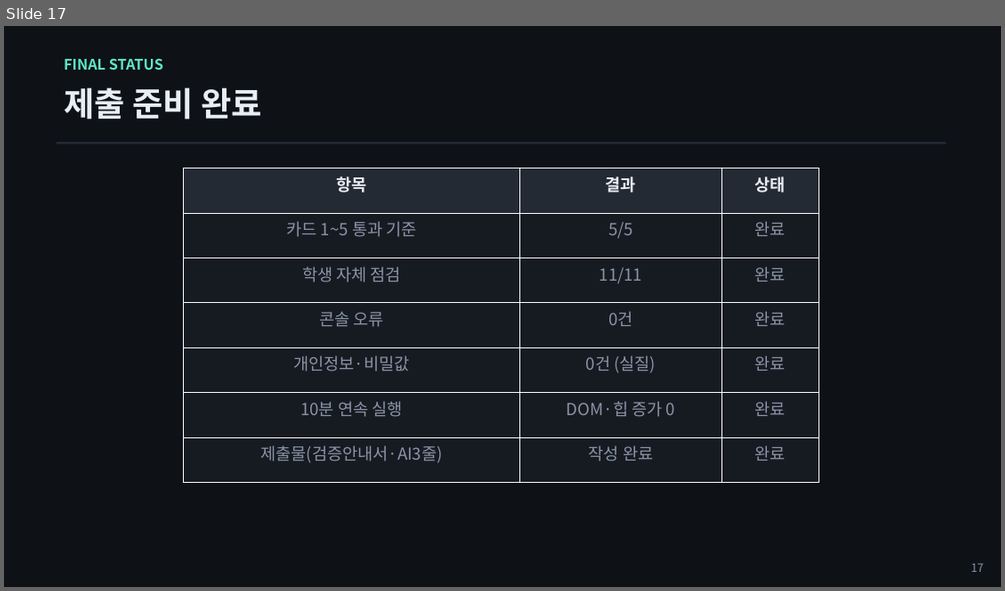
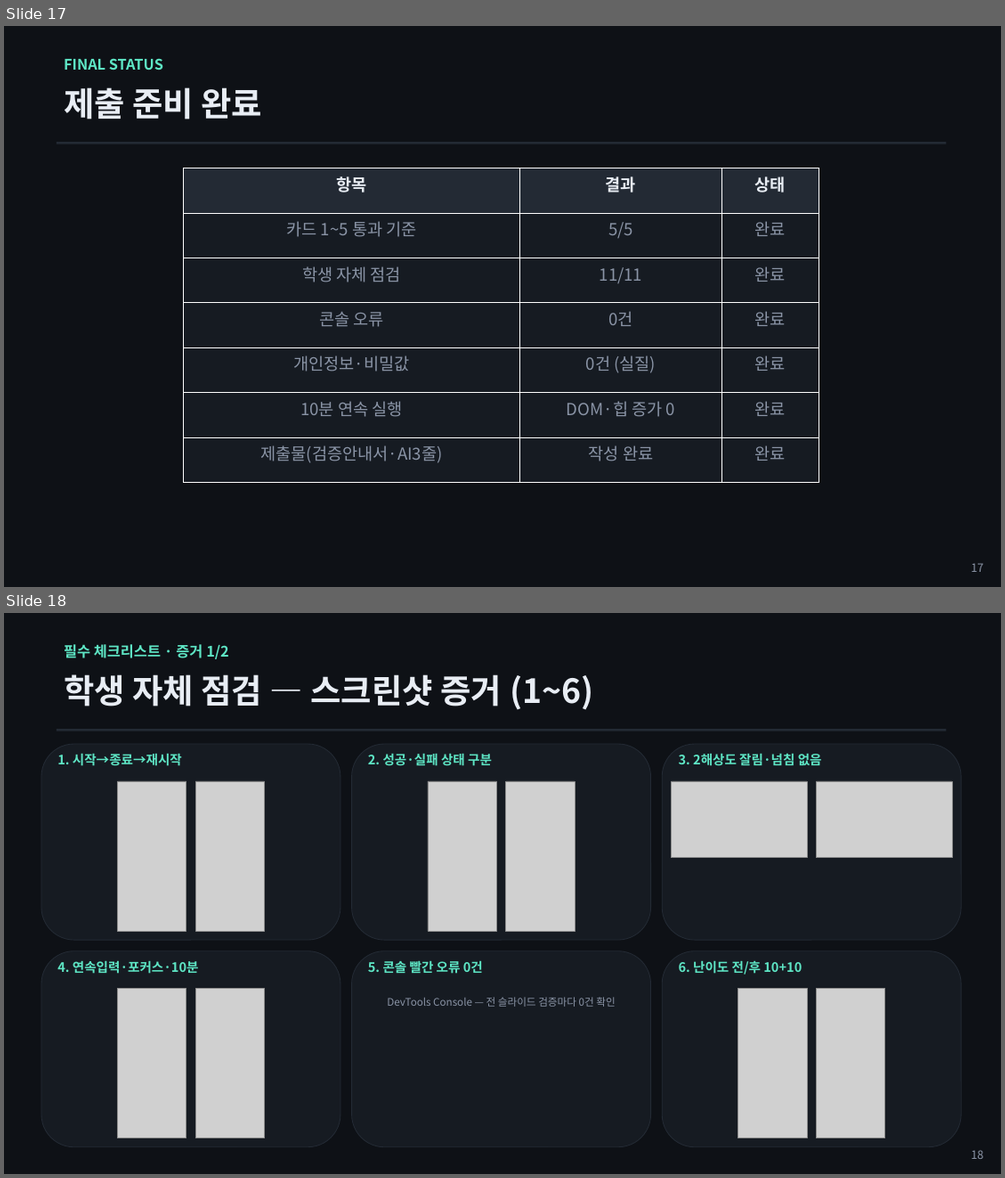
Before and after one commit to stulss/odd-one-out, a slide deck: 발표자료.pptx. Shown one above the other, each under a label of ours: slide 17 before the commit, slides 17 and 18 after it. The pictures are 1005x591 and 1005x1178 pixels, drawn with LibreOffice and Linux fonts; fonts in the diff are those of the drawing; grey boxes stand for pictures. Boxes give left, top, right and bottom in pixels: in the first picture for what was removed or moved away, otherwise in the second. Text is boxed around its words. In the diff, an @@ line names an element or a change of style, - is before the commit and + after.

```diff
--- a/발표자료.pptx
+++ b/발표자료.pptx
@@ slide 18 added at (4, 613, 1001, 1174), background #FFFFFF @@
@@ rectangle added at (4, 613, 1001, 1174), fill #0E1116 @@
@@ text added at (64, 644, 229, 659), 14 pt, text #5EE6C5, bold @@
+필수 체크리스트 · 증거 1/2
@@ text added at (64, 674, 593, 710), 32 pt, text #E8EDF4, bold @@
+학생 자체 점검 — 스크린샷 증거 (1~6)
@@ rounded rectangle added at (41, 744, 340, 940), fill #161B22, outline #232A34 0.75 pt @@
@@ rectangle added at (57, 729, 947, 731), fill #232A34 @@
@@ rounded rectangle added at (352, 744, 651, 940), fill #161B22, outline #232A34 0.75 pt @@
@@ rounded rectangle added at (662, 744, 961, 940), fill #161B22, outline #232A34 0.75 pt @@
@@ text added at (57, 753, 182, 766), 12.5 pt, text #5EE6C5, bold @@
+1. 시작→종료→재시작
@@ text added at (368, 753, 492, 766), 12.5 pt, text #5EE6C5, bold @@
+2. 성공·실패 상태 구분
@@ text added at (679, 753, 822, 766), 12.5 pt, text #5EE6C5, bold @@
+3. 2해상도 잘림·넘침 없음
@@ picture added at (118, 781, 186, 931) @@
@@ picture added at (195, 781, 264, 931) @@
@@ picture added at (428, 781, 497, 931) @@
@@ picture added at (506, 781, 574, 931) @@
@@ picture added at (671, 781, 807, 858) @@
@@ picture added at (816, 781, 952, 858) @@
@@ rounded rectangle added at (41, 951, 340, 1147), fill #161B22, outline #232A34 0.75 pt @@
@@ rounded rectangle added at (352, 951, 651, 1147), fill #161B22, outline #232A34 0.75 pt @@
@@ rounded rectangle added at (662, 951, 961, 1147), fill #161B22, outline #232A34 0.75 pt @@
@@ text added at (57, 960, 199, 973), 12.5 pt, text #5EE6C5, bold @@
+4. 연속입력·포커스·10분
@@ text added at (368, 960, 483, 973), 12.5 pt, text #5EE6C5, bold @@
+5. 콘솔 빨간 오류 0건
@@ text added at (679, 960, 801, 974), 12.5 pt, text #5EE6C5, bold @@
+6. 난이도 전/후 10+10
@@ picture added at (118, 989, 186, 1138) @@
@@ picture added at (195, 989, 264, 1138) @@
@@ text added at (387, 997, 615, 1006), 10 pt, text #8A94A6 @@
+DevTools Console — 전 슬라이드 검증마다 0건 확인
@@ picture added at (738, 989, 807, 1138) @@
@@ picture added at (816, 989, 885, 1138) @@
@@ text added at (971, 1150, 983, 1159), 11 pt, text #8A94A6 @@
+18
```
Also in this commit, not shown: 2 slides changed, 10 other files.
